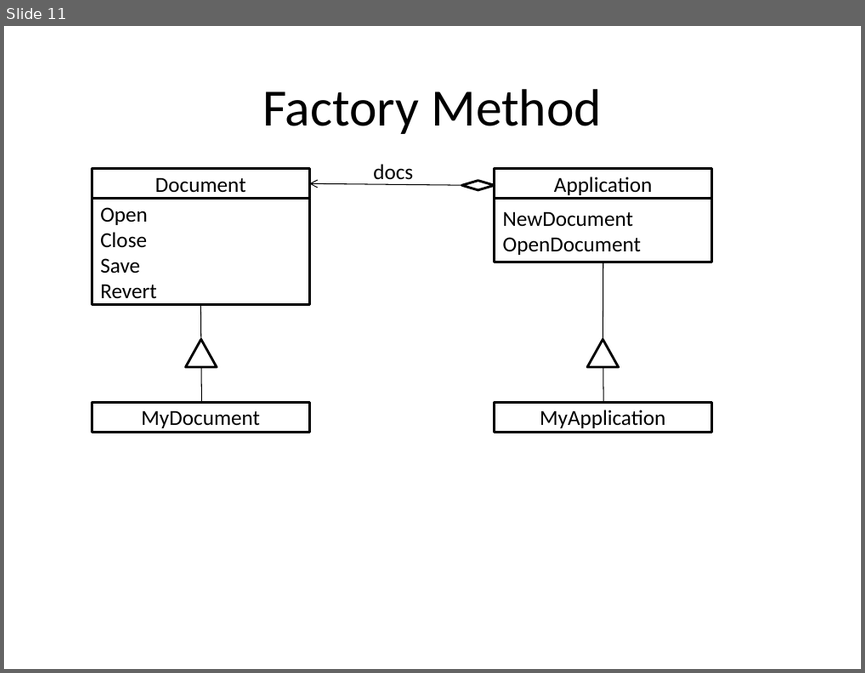
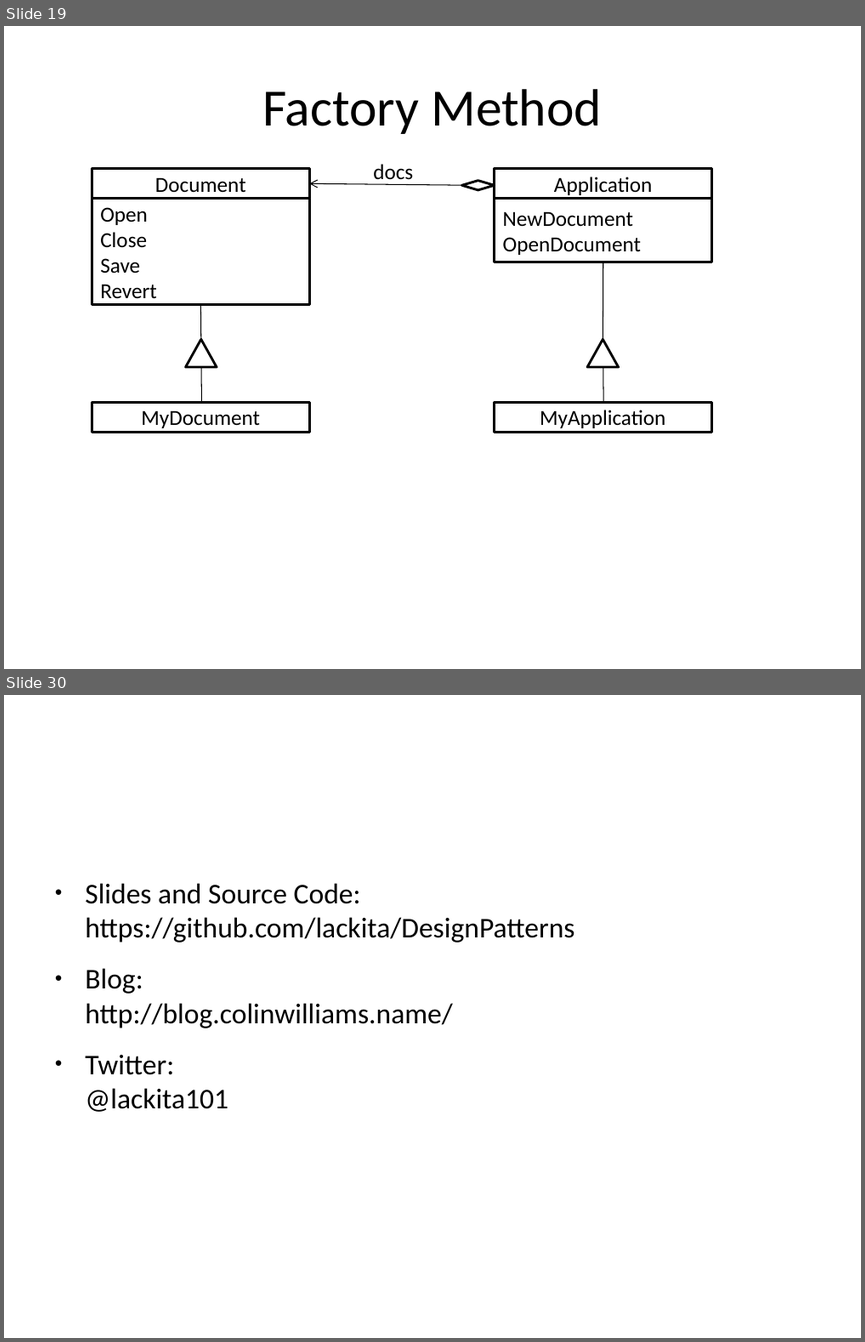
Before and after one commit to lackita/DesignPatterns, a slide deck: DesignPatterns.odp. Shown one above the other, each under a label of ours: slide 11 before the commit, slides 19 and 30 after it; the slides between them are not shown. The pictures are 865x673 and 865x1342 pixels, drawn with LibreOffice and Linux fonts; fonts in the diff are those of the drawing. Boxes give left, top, right and bottom in pixels: in the first picture for what was removed or moved away, otherwise in the second. Text is boxed around its words. In the diff, an @@ line names an element or a change of style, - is before the commit and + after.

Commit message:
new slides for new patterns

```diff
--- a/DesignPatterns.odp
+++ b/DesignPatterns.odp
@@ slide 30 added at box(4, 695, 861, 1338), background #FFFFFF @@
@@ text added at box(85, 883, 574, 1111), 24 pt, text #000000 @@
+● Slides and Source Code: https://github.com/lackita/DesignPatterns
+● Blog:
+  http://blog.colinwilliams.name/
+● Twitter:
+  @lackita101
@@ what was slide 11 is now slide 19 @@
```
Also in this commit, not shown: 9 slides changed, 5 other slides added, 4 slides removed.
